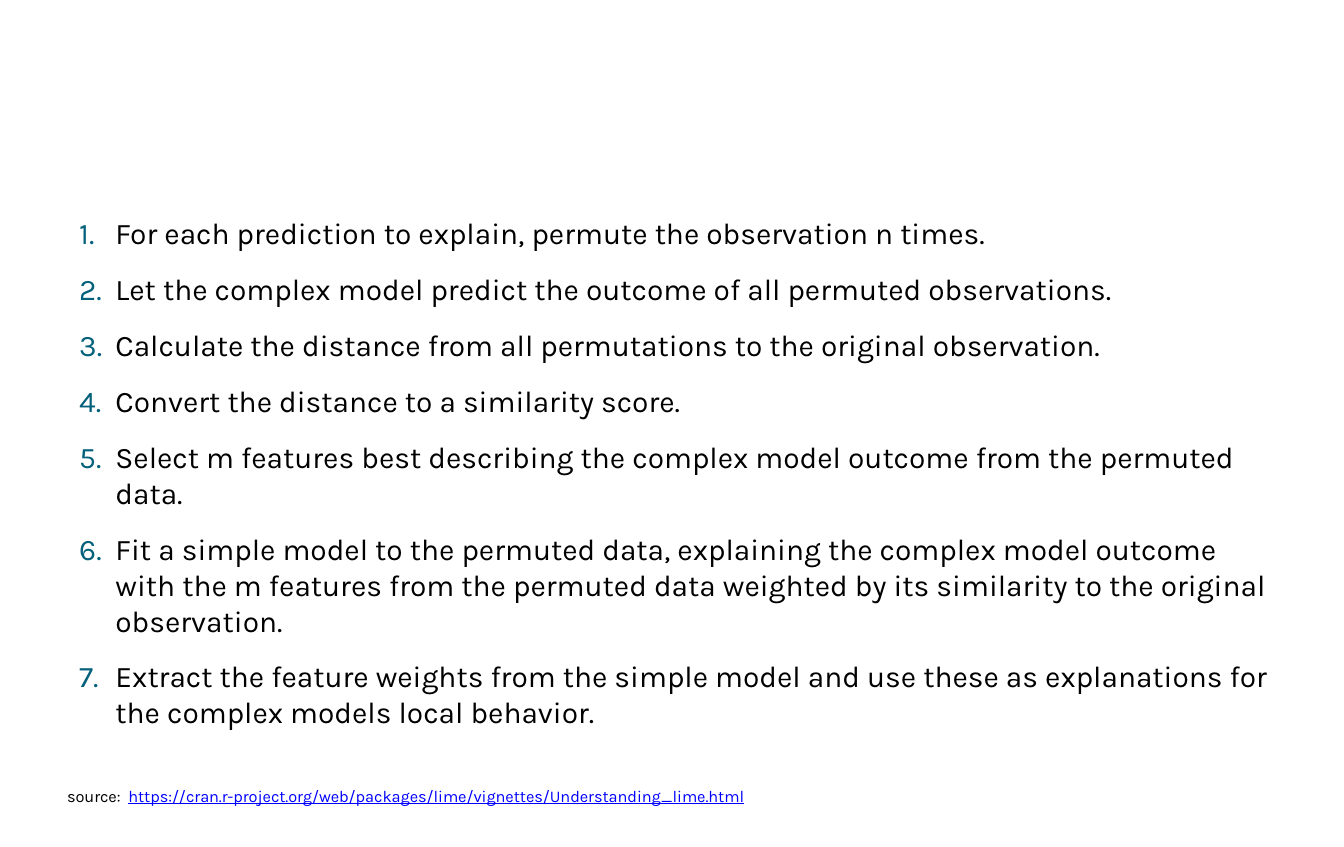
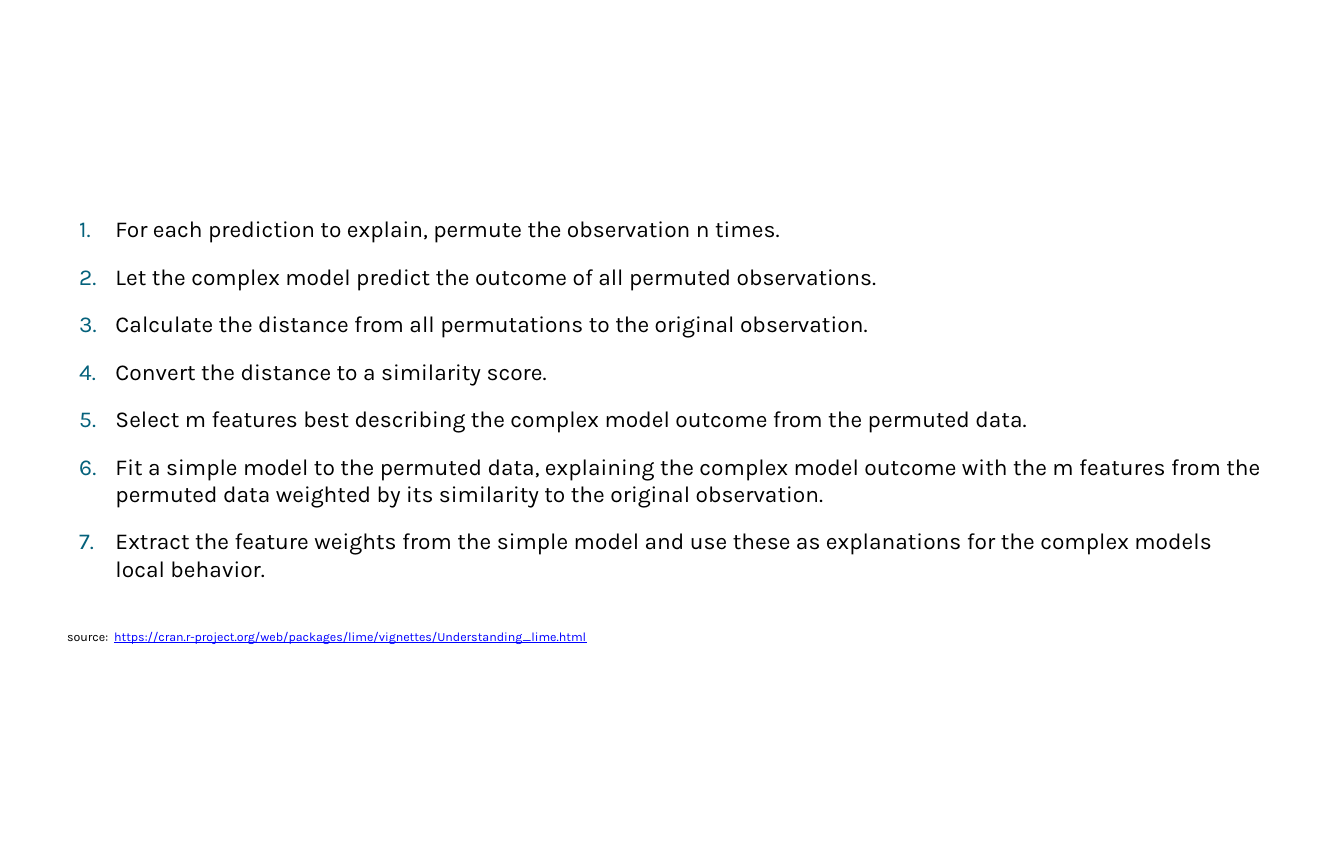
Before and after one commit to mattdube/stl-rug_lime, a slide deck: slide 7 of Slides/stl-rug_lime_01092019.pptx. Drawn at 1344x847 pixels with LibreOffice and Linux fonts; fonts in the diff are those of the drawing; background and template pictures are left out. Boxes give left, top, right and bottom in pixels: in the first picture for what was removed or moved away, otherwise in the second. Text is boxed around its words. In the diff, an @@ line names an element or a change of style, - is before the commit and + after.

```diff
--- a/Slides/stl-rug_lime_01092019.pptx
+++ b/Slides/stl-rug_lime_01092019.pptx
@@ text "For each prediction to explain, ..." at (x1=67, y1=221, x2=1260, y2=644): size 21 to 16.1 pt in "For each prediction to explain, permute the ...", "Let the complex model predict the outcome ...", "Calculate the distance from all permutations to ...", "Convert the distance to a similarity score." and 3 more places; size 11.5 to 8.8 pt in "source: https://cran.r-project.org/web/packages/lime/vignett ..." @@
```
Also in this commit, not shown: 9 other slides changed.
